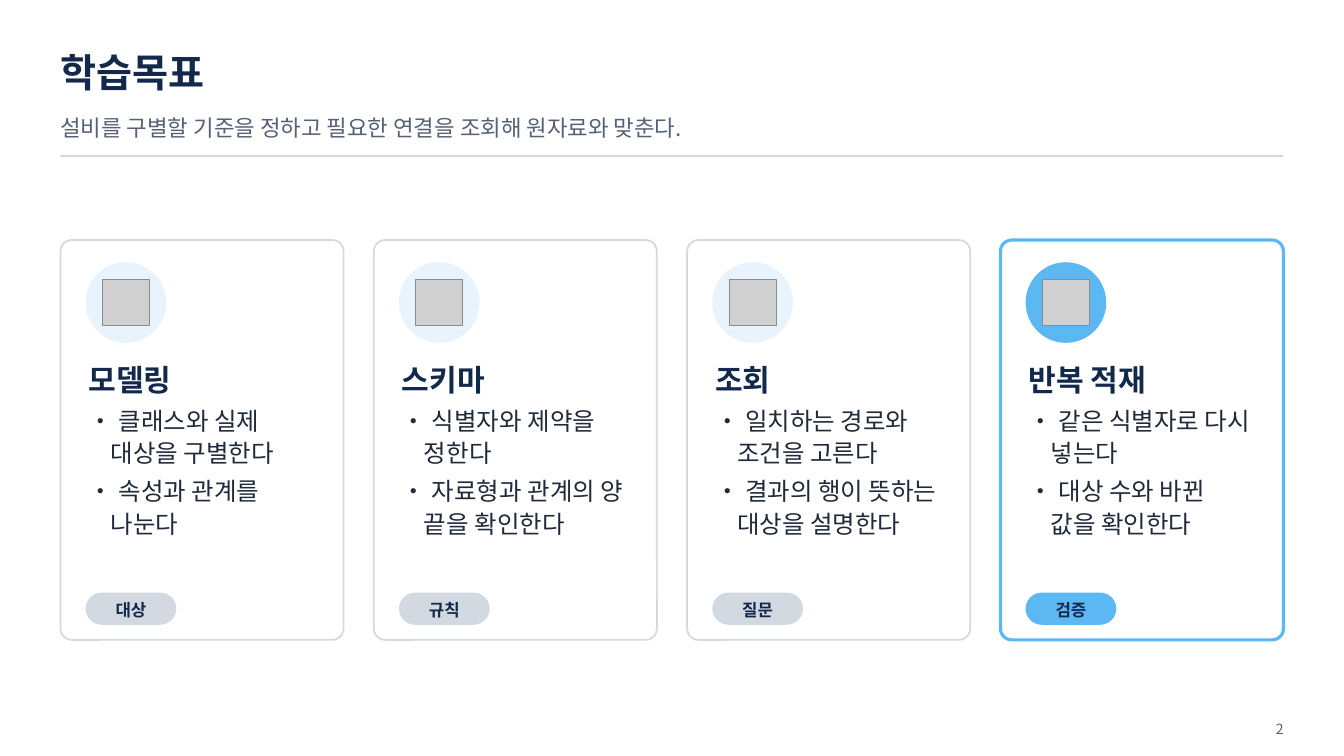
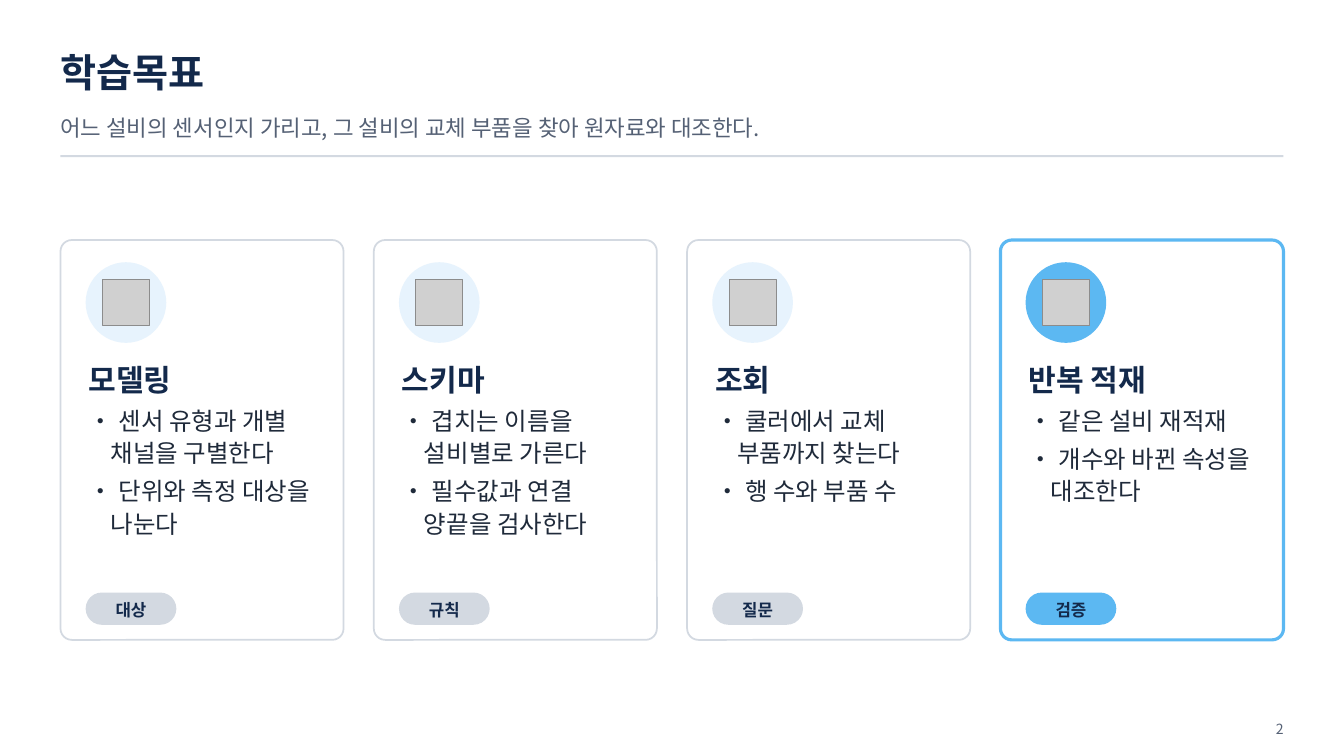
Before and after one commit to uengine-oss/hyd-iot-edu, a slide deck: slide 2 of workspace/강의제작/산출물/통합반/이론_오프라인/02회차/통합반_오프라인_02회차.pptx. Drawn at 1344x756 pixels with LibreOffice and Linux fonts; fonts in the diff are those of the drawing; grey boxes stand for pictures. Boxes give left, top, right and bottom in pixels: in the first picture for what was removed or moved away, otherwise in the second. Text is boxed around its words. In the diff, an @@ line names an element or a change of style, - is before the commit and + after.

```diff
--- a/workspace/강의제작/산출물/통합반/이론_오프라인/02회차/통합반_오프라인_02회차.pptx
+++ b/workspace/강의제작/산출물/통합반/이론_오프라인/02회차/통합반_오프라인_02회차.pptx
@@ text at (x1=60, y1=117, x2=760, y2=140): text changed @@
-설비를 구별할 기준을 정하고 필요한 연결을 조회해 원자료와 맞춘다.
+어느 설비의 센서인지 가리고, 그 설비의 교체 부품을 찾아 원자료와 대조한다.
@@ text at (x1=111, y1=409, x2=310, y2=535): text changed @@
-• 클래스와 실제 대상을 구별한다
-• 속성과 관계를 나눈다
+• 센서 유형과 개별 채널을 구별한다
+• 단위와 측정 대상을 나눈다
@@ text at (x1=424, y1=409, x2=588, y2=535): text changed @@
-• 식별자와 제약을 정한다
-• 자료형과 관계의 양 끝을 확인한다
+• 겹치는 이름을 설비별로 가른다
+• 필수값과 연결 양끝을 검사한다
@@ text at (x1=737, y1=409, x2=901, y2=502): text changed @@
-• 일치하는 경로와 조건을 고른다
-• 결과의 행이 뜻하는 대상을 설명한다
+• 쿨러에서 교체 부품까지 찾는다
+• 행 수와 부품 수
@@ text at (x1=1051, y1=409, x2=1250, y2=502): text changed @@
-• 같은 식별자로 다시 넣는다
-• 대상 수와 바뀐 값을 확인한다
+• 같은 설비 재적재
+• 개수와 바뀐 속성을 대조한다
```
Also in this commit, not shown: 5 other slides changed, 9 other files.
